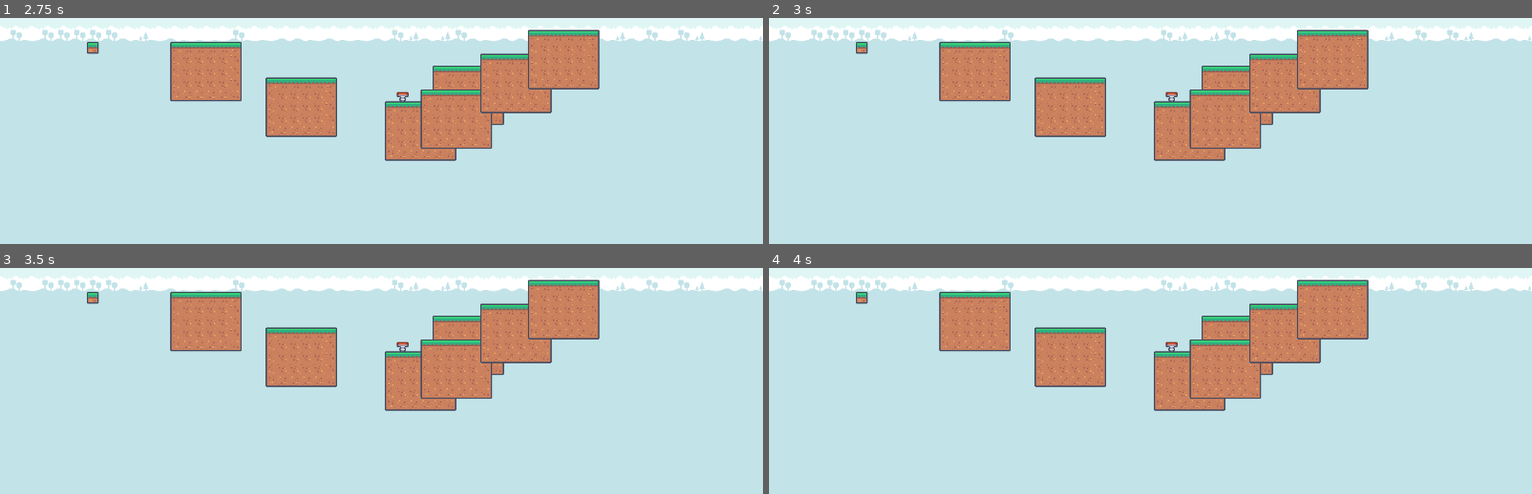
Above: before the commit, frames 1-4 (two rows, left to right).
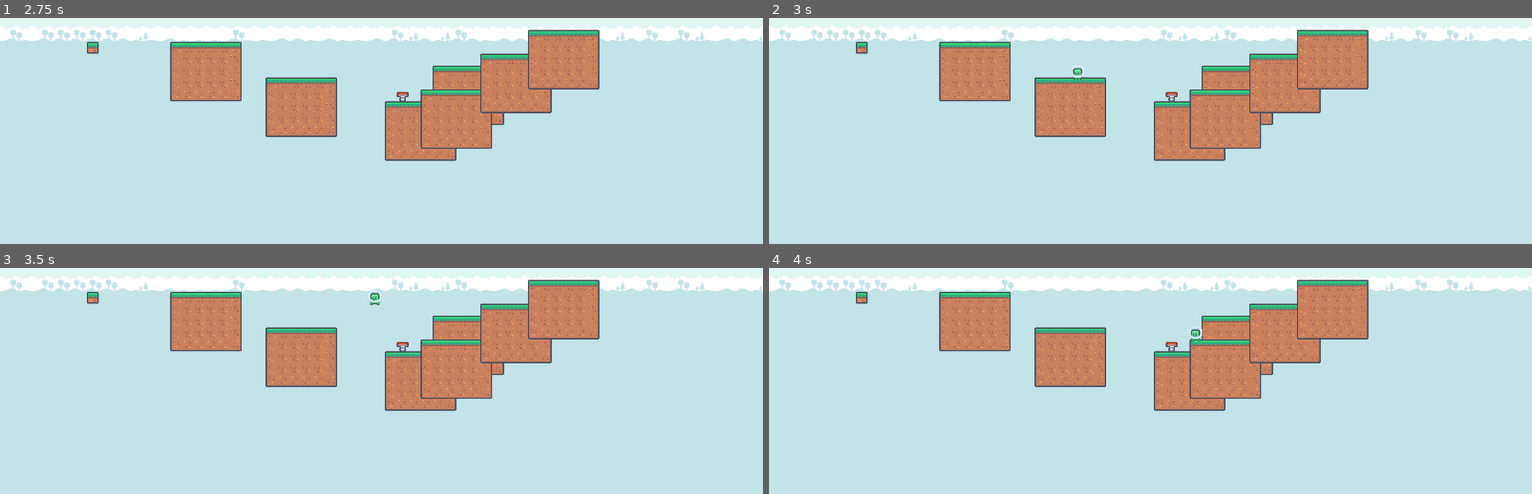
Above: after the commit, the same moments.

Repository: scoutantho/jeuvideotest
Game: Godot game, scene res://Scenes/main_plateformer.tscn
Two runs of this game, one before a commit and one after it. Both use one fixed random seed, a clock stepped at 60 frames per second and the inputs below.
Inputs:
- Up to frame 1 (2.75 s): tap Enter at 0.5 s; hold D (move_right) 0.53-2.03 s; tap Space (move_jump) at 0.77, 1.52, 2 s; hold A (move_left) from 2.03 s (still down)
- Up to frame 2 (3 s): tap Enter at 2.75 s; release A (move_left) at 2.78 s; hold D (move_right) from 2.78 s (still down)
- Up to frame 3 (3.5 s): keep holding D (move_right); tap Space (move_jump) at 3.02 s
- Up to frame 4 (4 s): keep holding D (move_right); tap Space (move_jump) at 3.77 s

Frame 1 is identical in both runs. In frame 2, less than 0.1% of the frame differs, in the area x 39-42%, y 21-28%; in frame 3, less than 0.1%; in frame 4, less than 0.1%, in the area x 55-57%, y 26-33%.

Commit message:
Make fucking killzone working

Diff:
--- a/Scenes/kill_zone.tscn
+++ b/Scenes/kill_zone.tscn
@@ -3,10 +3,12 @@
 [ext_resource type="Script" uid="uid://b34lkvgj5vswd" path="res://Scripts/kill_zone.gd" id="1_d6013"]
 
 [node name="Kill_zone" type="Area2D"]
-collision_layer = 3
-collision_mask = 3
+collision_layer = 0
 script = ExtResource("1_d6013")
 
 [node name="Timer" type="Timer" parent="."]
 wait_time = 0.5
 one_shot = true
+
+[connection signal="body_entered" from="." to="." method="_on_area_2d_body_entered"]
+[connection signal="timeout" from="Timer" to="." method="_on_timer_timeout"]
--- a/Scenes/main_plateformer.tscn
+++ b/Scenes/main_plateformer.tscn
@@ -377,6 +377,7 @@
 [node name="Kill_zone" parent="." instance=ExtResource("4_ulq6x")]
 
 [node name="CollisionShape2D" type="CollisionShape2D" parent="Kill_zone"]
+position = Vector2(119, 174)
 shape = SubResource("WorldBoundaryShape2D_e7h3x")
 
 [node name="Kill_zone2" parent="." instance=ExtResource("4_ulq6x")]
